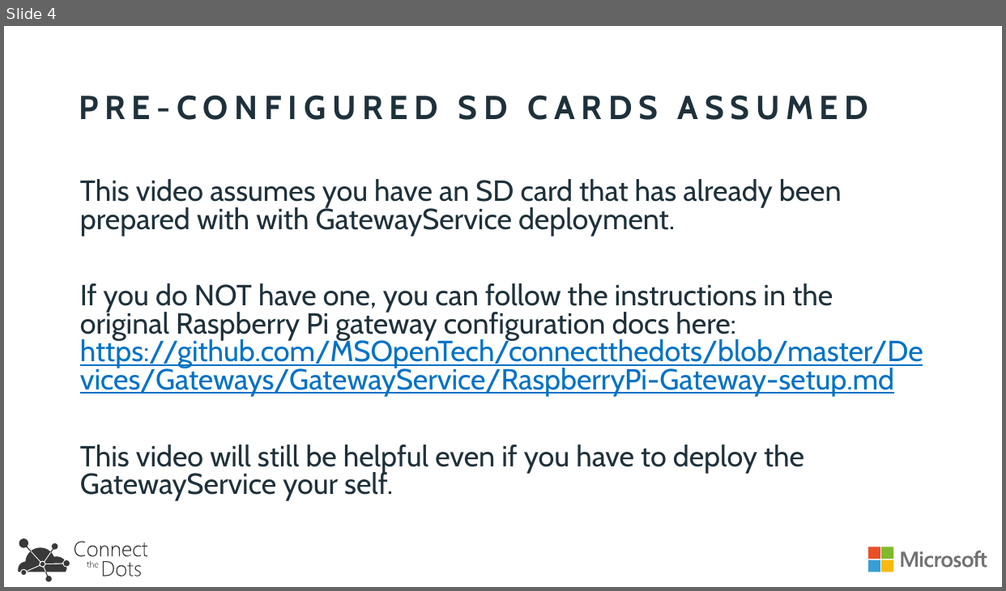
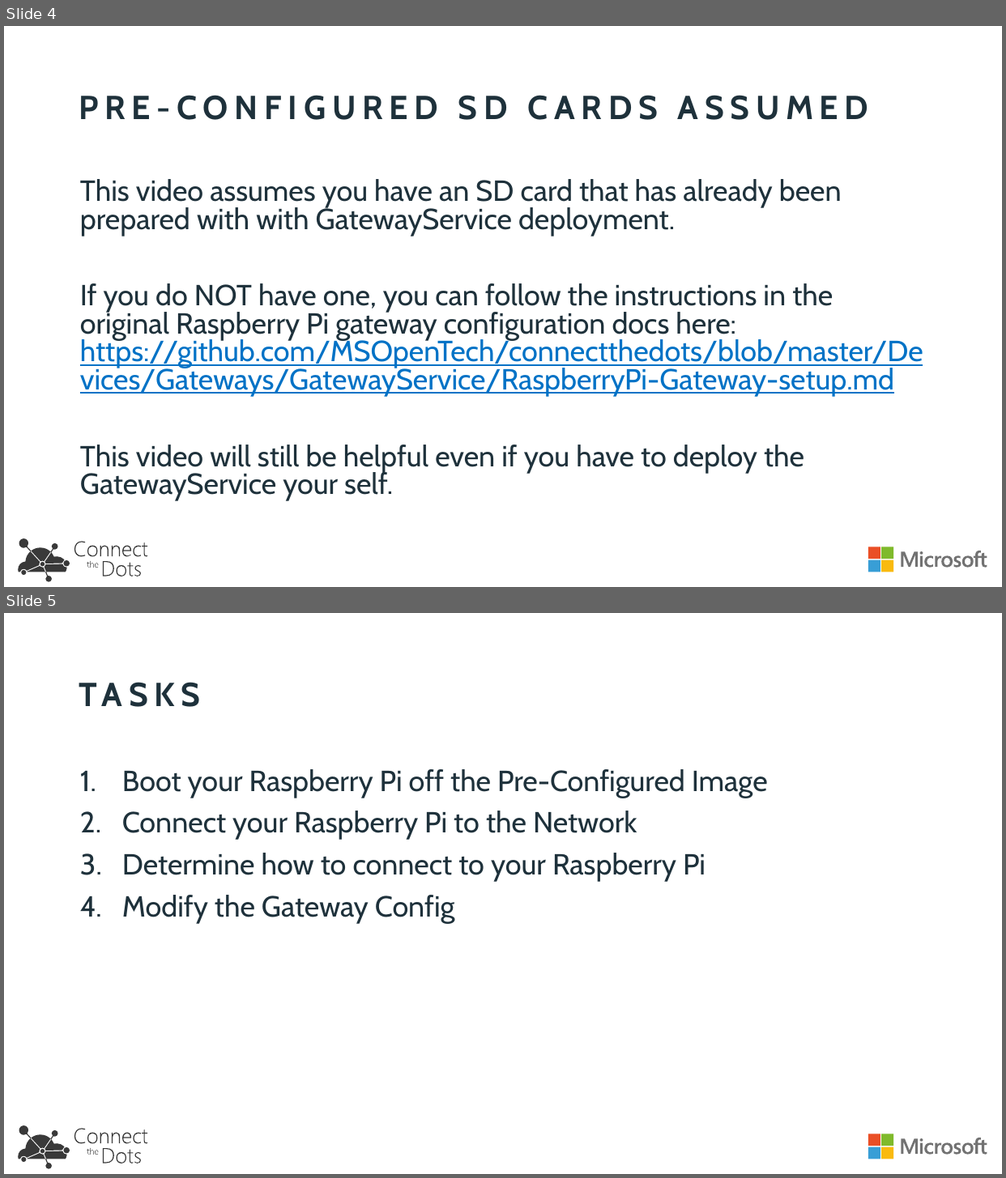
Before and after one commit to zebular13/connectthedots, a slide deck: HOLs/Recording Decks/Raspberry Pi Field Gateway HOL Overview.pptx. Shown one above the other, each under a label of ours: slide 4 before the commit, slides 4 and 5 after it. The pictures are 1006x591 and 1006x1178 pixels, drawn with LibreOffice and Linux fonts; fonts in the diff are those of the drawing. Boxes give left, top, right and bottom in pixels: in the first picture for what was removed or moved away, otherwise in the second. Text is boxed around its words. In the diff, an @@ line names an element or a change of style, - is before the commit and + after.

Commit message:
Working on Field Gateway HOL Overview deck

```diff
--- a/HOLs/Recording Decks/Raspberry Pi Field Gateway HOL Overview.pptx
+++ b/HOLs/Recording Decks/Raspberry Pi Field Gateway HOL Overview.pptx
@@ slide 5 added at [4,613,1002,1174], background #FFFFFF; not listed: 7 template elements that a slide beside it also shows @@
@@ title added at [71,641,932,750], 32 pt, text #1E313B, bold @@
+TASKS
@@ text added at [122,769,768,923], 28 pt, text #1E313B @@
+1. Boot your Raspberry Pi off the Pre-Configured Image
+2. Connect your Raspberry Pi to the Network
+3. Determine how to connect to your Raspberry Pi
+4. Modify the Gateway Config
```
Also in this commit, not shown: 8 other slides added.
